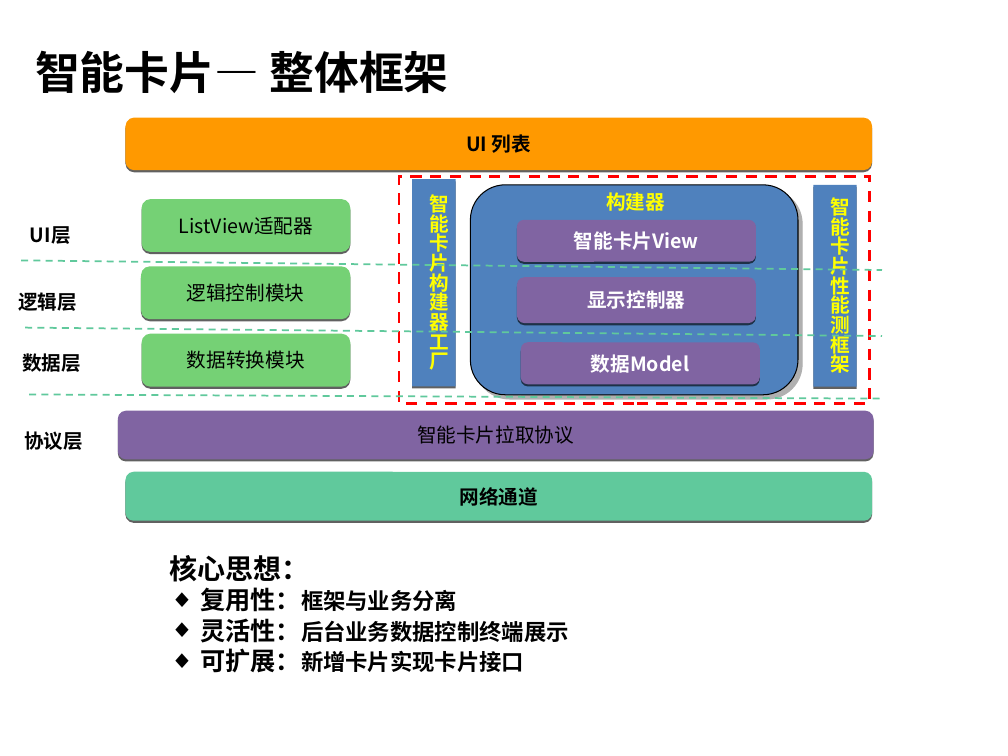
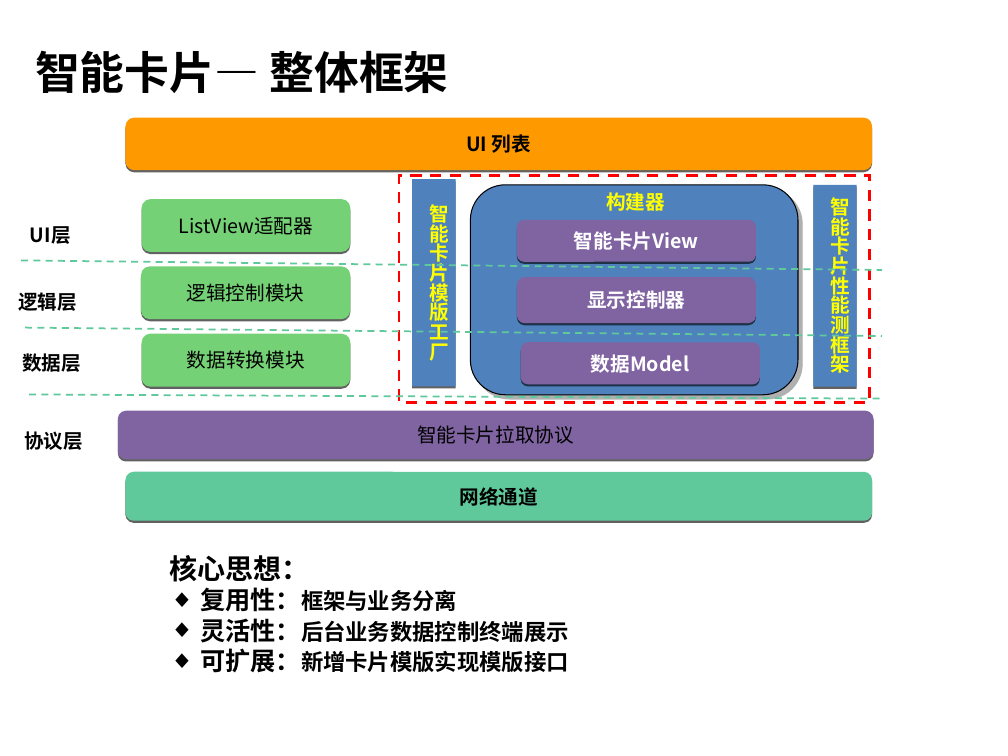
Before and after one commit to hamlingong/data, a slide deck: slide 5 of promote/龚海龙-v1.0.ppt. Drawn at 1008x756 pixels with LibreOffice and Linux fonts; fonts in the diff are those of the drawing; background and template pictures are left out. Boxes give left, top, right and bottom in pixels: in the first picture for what was removed or moved away, otherwise in the second. Text is boxed around its words. In the diff, an @@ line names an element or a change of style, - is before the commit and + after.

```diff
--- a/promote/龚海龙-v1.0.ppt
+++ b/promote/龚海龙-v1.0.ppt
@@ text in rectangle at box(430, 203, 450, 361): text changed @@
-智能卡片构建器工厂
+智能卡片模版工厂
@@ text at box(200, 648, 569, 673): text changed @@
-◆ 可扩展：新增卡片实现卡片接口
+◆ 可扩展：新增卡片模版实现模版接口
```
Also in this commit, not shown: 12 other slides changed, 1 slide added, 1 slide removed, 2 other files.
